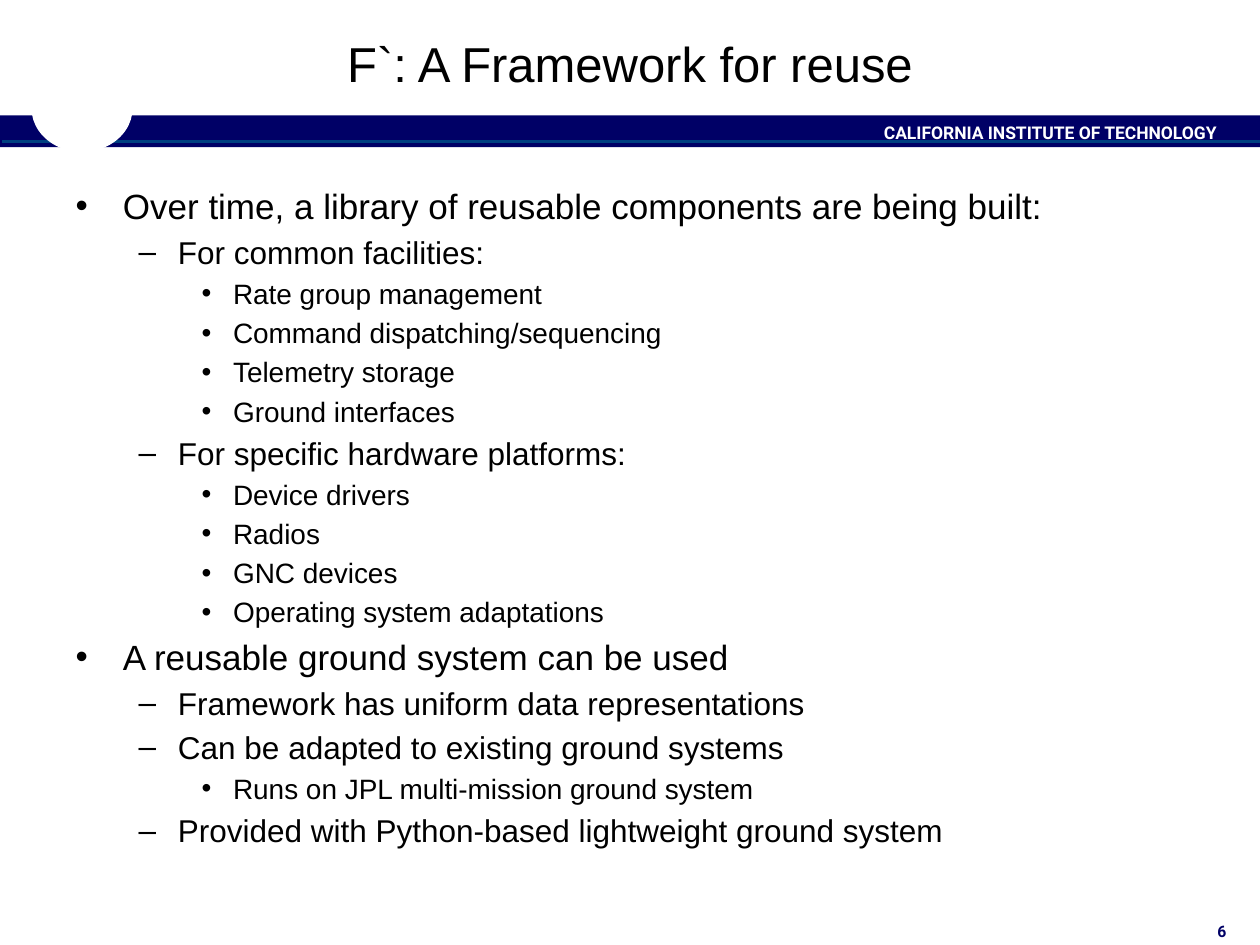
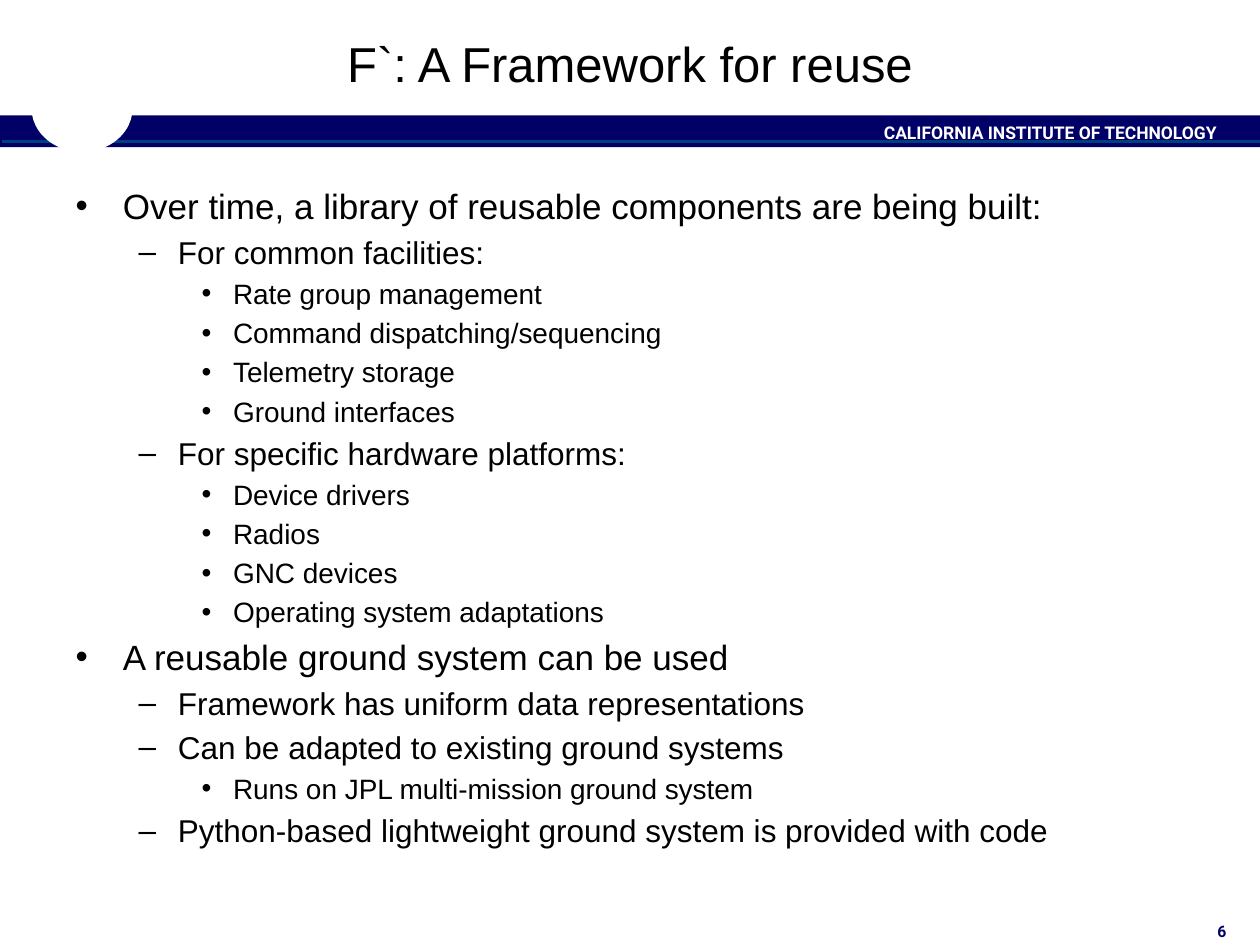
Before and after one commit to christianjeromeilustre/fprime-control, a slide deck: slide 6 of docs/Architecture/FPrimeArchitectureShort.pptx. Drawn at 1260x945 pixels with LibreOffice and Linux fonts; fonts in the diff are those of the drawing; background and template pictures are left out. Boxes give left, top, right and bottom in pixels: in the first picture for what was removed or moved away, otherwise in the second. Text is boxed around its words. In the diff, an @@ line names an element or a change of style, - is before the commit and + after.

```diff
--- a/docs/Architecture/FPrimeArchitectureShort.pptx
+++ b/docs/Architecture/FPrimeArchitectureShort.pptx
@@ text at (x1=178, y1=819, x2=1047, y2=848): text changed @@
-  – Provided with Python-based lightweight ground system
+  – Python-based lightweight ground system is provided with code
```
Also in this commit, not shown: 7 other slides changed, 1 other file.
